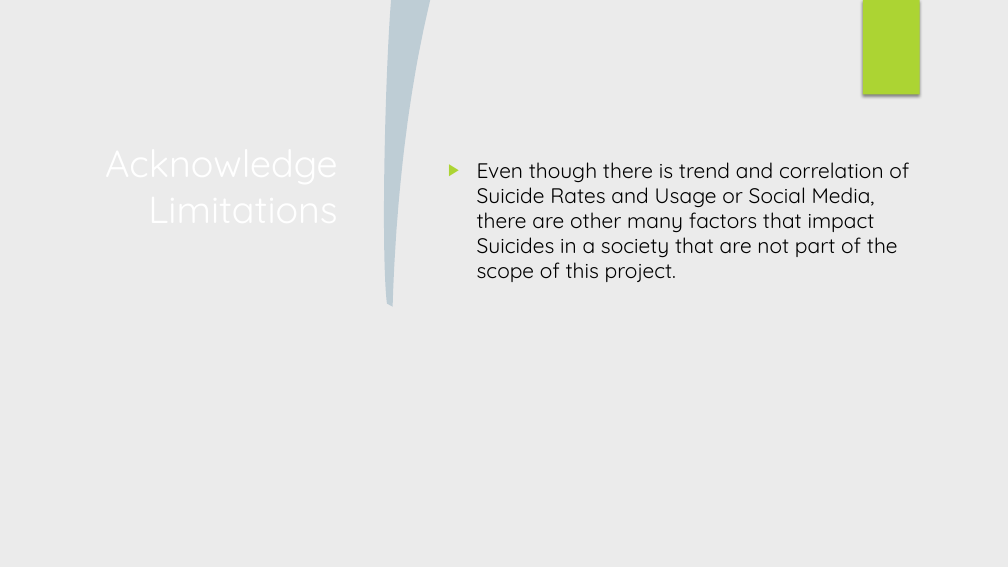
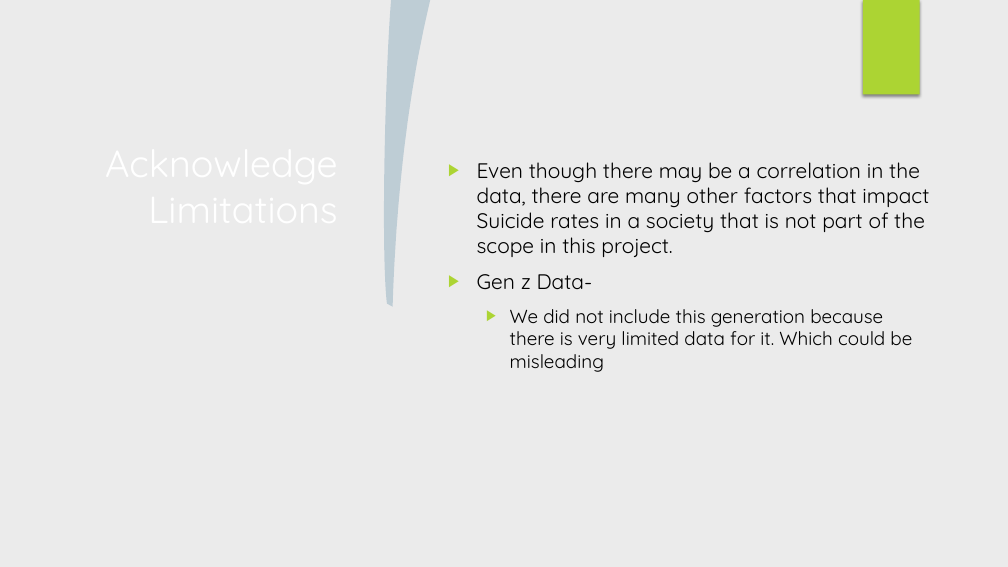
Before and after one commit to ludmilagd/SocialMediaUsageImpact, a slide deck: slide 17 of SocialMediaSuicideRate.pptx (slide 18 before the commit). Drawn at 1008x567 pixels with LibreOffice and Linux fonts; fonts in the diff are those of the drawing; background and template pictures are left out. Boxes give left, top, right and bottom in pixels: in the first picture for what was removed or moved away, otherwise in the second. Text is boxed around its words. In the diff, an @@ line names an element or a change of style, - is before the commit and + after.

```diff
--- a/SocialMediaSuicideRate.pptx
+++ b/SocialMediaSuicideRate.pptx
@@ text at (477,162,929,372): text changed @@
-▶ Even though there is trend and correlation of Suicide Rates and Usage or Social Media, there are other many factors that impact Suicides in a society that are not part of the scope of this project.
+▶ Even though there may be a correlation in the data, there are many other factors that impact Suicide rates in a society that is not part of the scope in this project.
+▶ Gen z Data-
+  ▶ We did not include this generation because there is very limited data for it. Which could be misleading
```
Also in this commit, not shown: 11 other slides changed, 1 slide removed.
